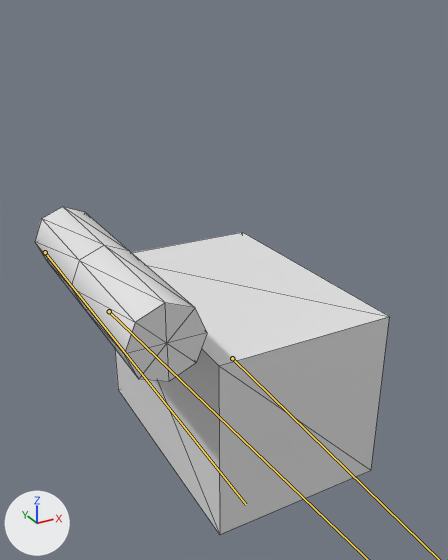
One commit to the FBX model Assets/Resources/Models/Games/BuiltToScaleDS/ElevatorWithRod.fbx: the scene before it, then after it.
Camera for both pictures: a 50 mm lens placed at (-39.1, -188.4, 71.1), pointed at (-2.9, -122.6, 38.2). Arrows for +X, +Y and +Z are at lower left; the lights stay in place. The bones that bend it are drawn over the model as lines. Mesh edges are drawn as thin lines.

Objects in the first picture: 'elevator.001'.
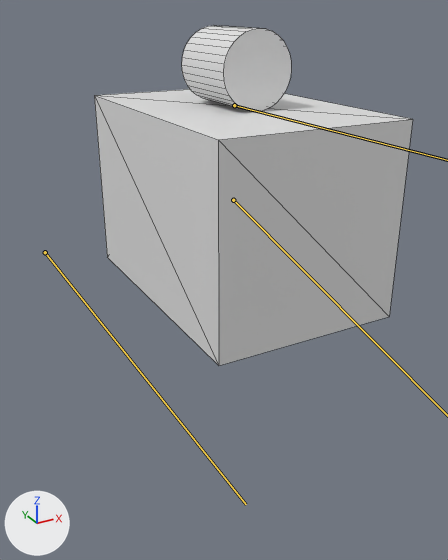
The newer file adds an action. The first version stands in its rest pose; the second is drawn at frame 27 of the action 'elevator|elevator|elevator|elevator_up_elevator|elevator|elevator_up_ele'.

Pixel boxes [x1, y1, x2, y2] of what changed, in the pictures (448 x 560 px):
```json
{"object": "elevator.001", "change": "posed", "before": [35, 207, 389, 534], "after": [94, 25, 413, 366], "on screen": "10% narrower"}
```

Scene script edits in JSON lines:
```json
{"block": "bone_bullet", "where": "bone_bullet = bpy.data.objects['elevator'].pose.bones['bullet']  # child of 'world_root'"}
{"op": "set", "path": "bone_bullet.location", "old": "(0.0, 0.0, 0.0)", "new": "(18.0, 0.0, -24.0)"}
{"op": "set", "path": "bone_bullet.scale", "old": "(1.0, 1.0, 1.0)", "new": "(1.0, 0.3, 1.0)"}
{"block": "bone_elevator", "where": "bone_elevator = bpy.data.objects['elevator'].pose.bones['elevator']  # child of 'world_root'"}
{"op": "set", "path": "bone_elevator.location", "old": "(0.0, 0.0, 0.0)", "new": "(0.0, 0.0, -24.0)"}
```
